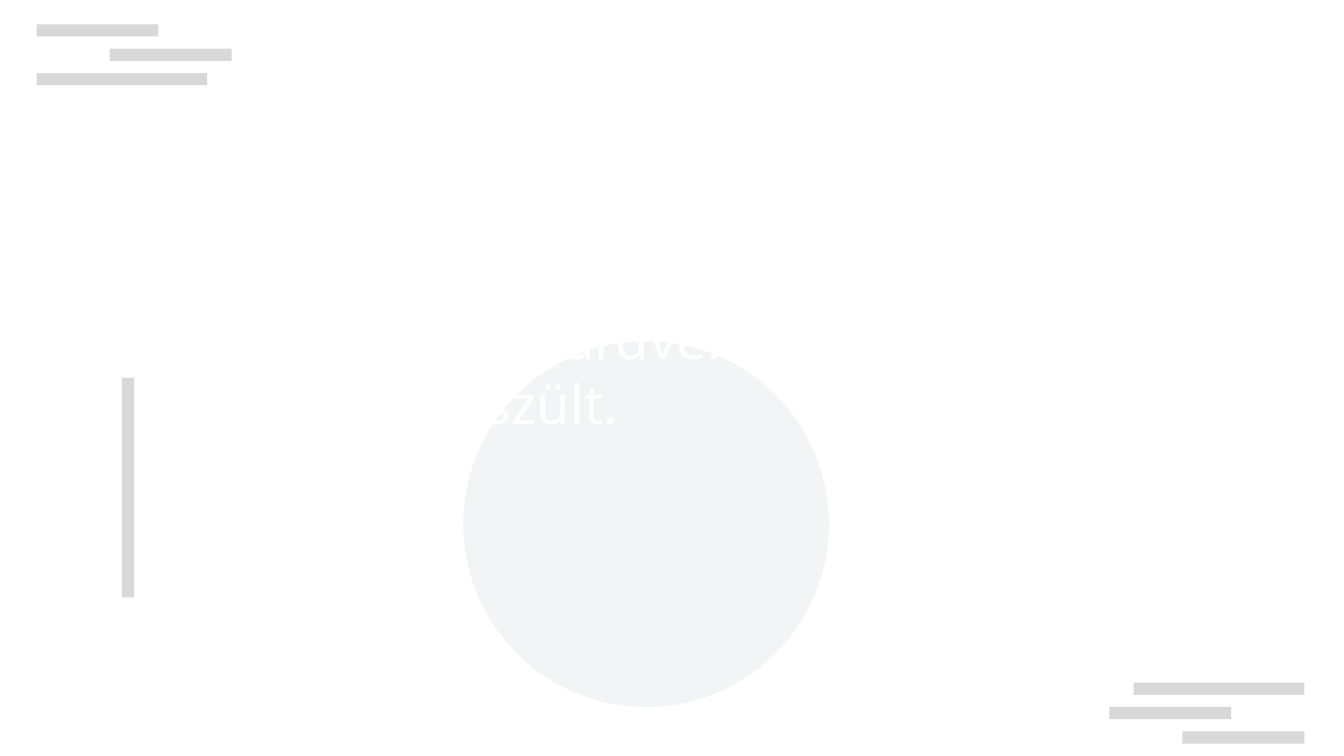
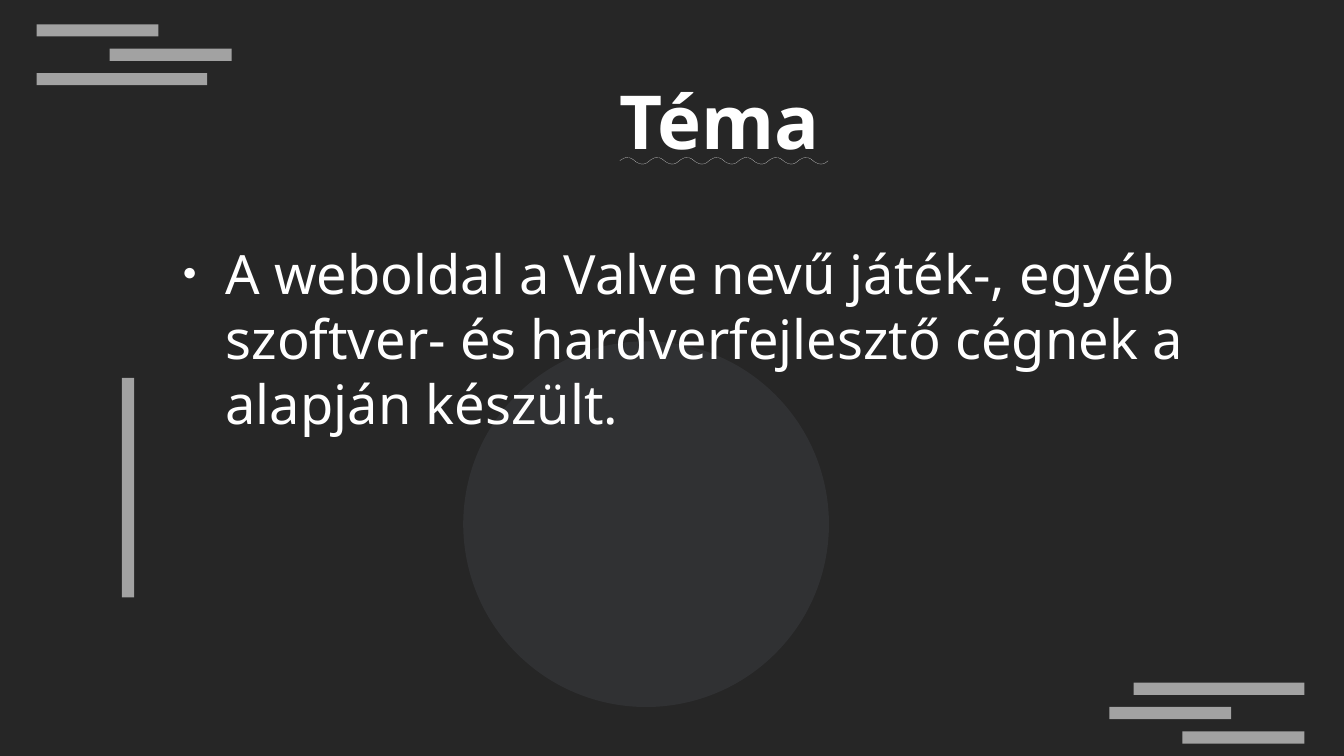
Before and after one commit to barnabas23c/complex-website-ipari, a slide deck: slide 2 of bemutato.pptx. Drawn at 1344x756 pixels with LibreOffice and Linux fonts; fonts in the diff are those of the drawing; background and template pictures are left out. Boxes give left, top, right and bottom in pixels: in the first picture for what was removed or moved away, otherwise in the second. Text is boxed around its words. In the diff, an @@ line names an element or a change of style, - is before the commit and + after.

```diff
--- a/bemutato.pptx
+++ b/bemutato.pptx
@@ background #FFFFFF to #262626 @@
@@ title "Téma" at box(620, 92, 820, 164): line spacing 1 to 0.9 @@
@@ text "A weboldal a Valve nevű ..." at box(226, 252, 1182, 437): line spacing 1 to 0.9 @@
```
Also in this commit, not shown: 6 other slides changed, 9 other files.
